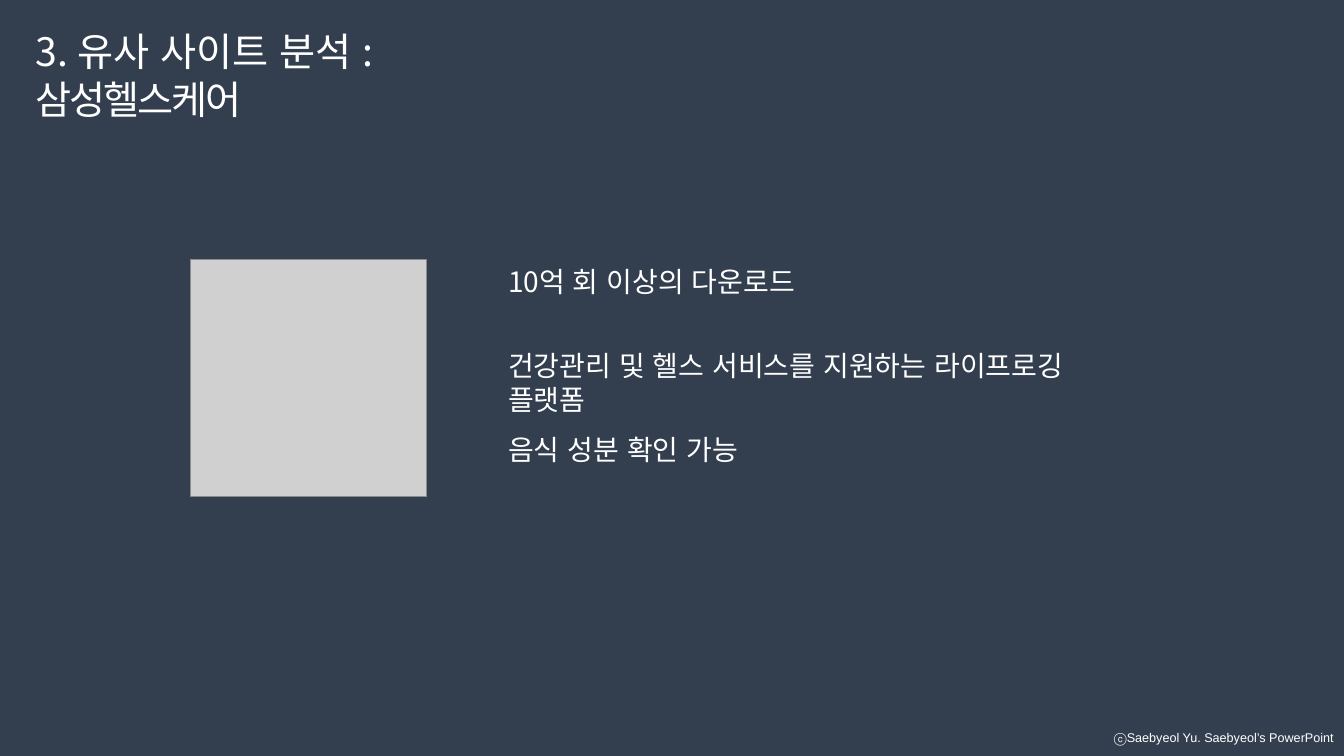
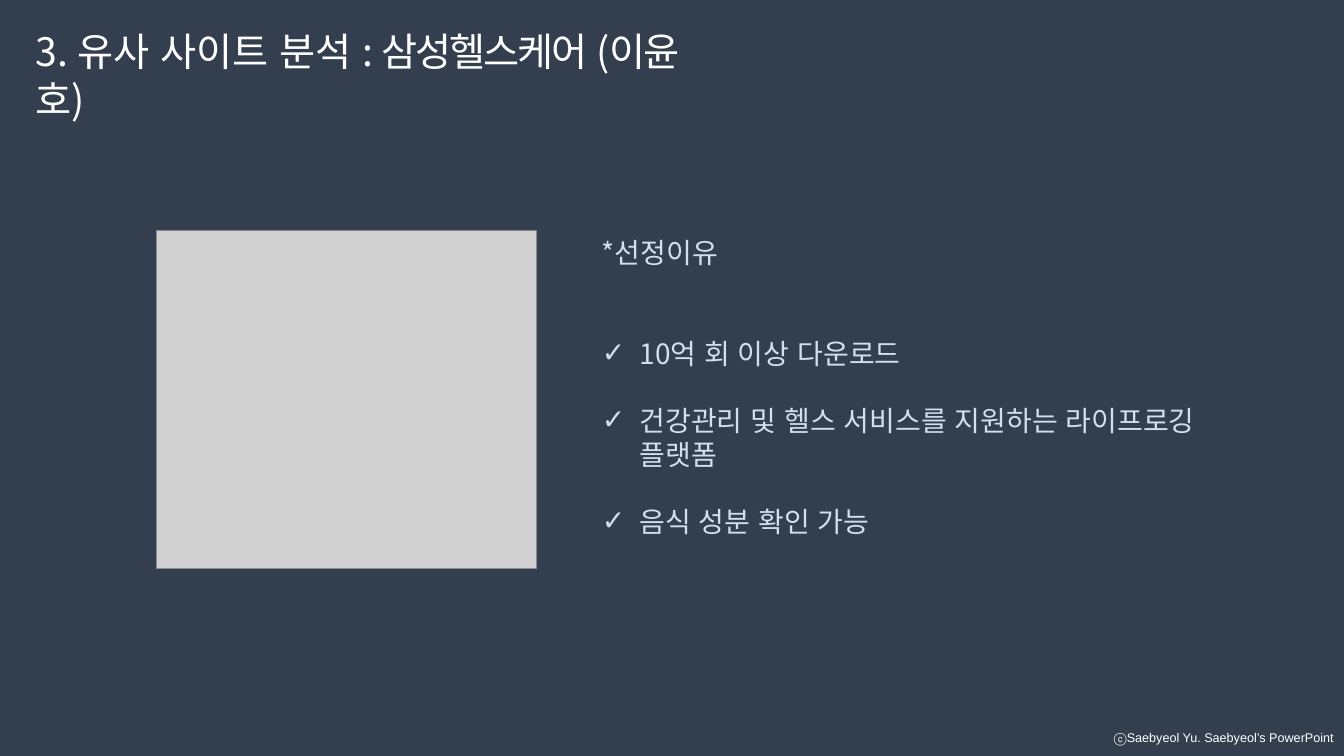
Before and after one commit to developerYHLee/University_Homework, a slide deck: slide 18 of 기말과제.pptx. Drawn at 1344x756 pixels with LibreOffice and Linux fonts; fonts in the diff are those of the drawing; grey boxes stand for pictures. Boxes give left, top, right and bottom in pixels: in the first picture for what was removed or moved away, otherwise in the second. Text is boxed around its words. In the diff, an @@ line names an element or a change of style, - is before the commit and + after.

```diff
--- a/기말과제.pptx
+++ b/기말과제.pptx
@@ text at (36, 33, 679, 74): text changed @@
-3. 유사 사이트 분석 : 삼성헬스케어
+3. 유사 사이트 분석 : 삼성헬스케어 (이윤호)
@@ picture: place and size @@
-picture at (191, 260, 426, 496)
+picture at (157, 231, 537, 570)
@@ text "*선정이유": place and size @@
-text "*선정이유" at (508, 352, 1063, 412)
+text "*선정이유" at (602, 240, 1195, 534)
@@ text removed at (508, 269, 795, 295) @@
-10억 회 이상의 다운로드
@@ text at (602, 240, 900, 366): paragraphs added @@
+*선정이유
+✓ 10억 회 이상 다운로드
@@ text at (640, 408, 1195, 467): text colour #FFFFFF to #D0E0EF in "건강관리 및 헬스 서비스를 지원하는 라이프로깅 플랫폼"; bullet none to ✓ @@
@@ text removed at (508, 436, 739, 462) @@
-음식 성분 확인 가능
@@ text at (640, 508, 870, 534): paragraph added @@
+✓ 음식 성분 확인 가능
```
Also in this commit, not shown: 3 other slides changed, 1 slide added.
